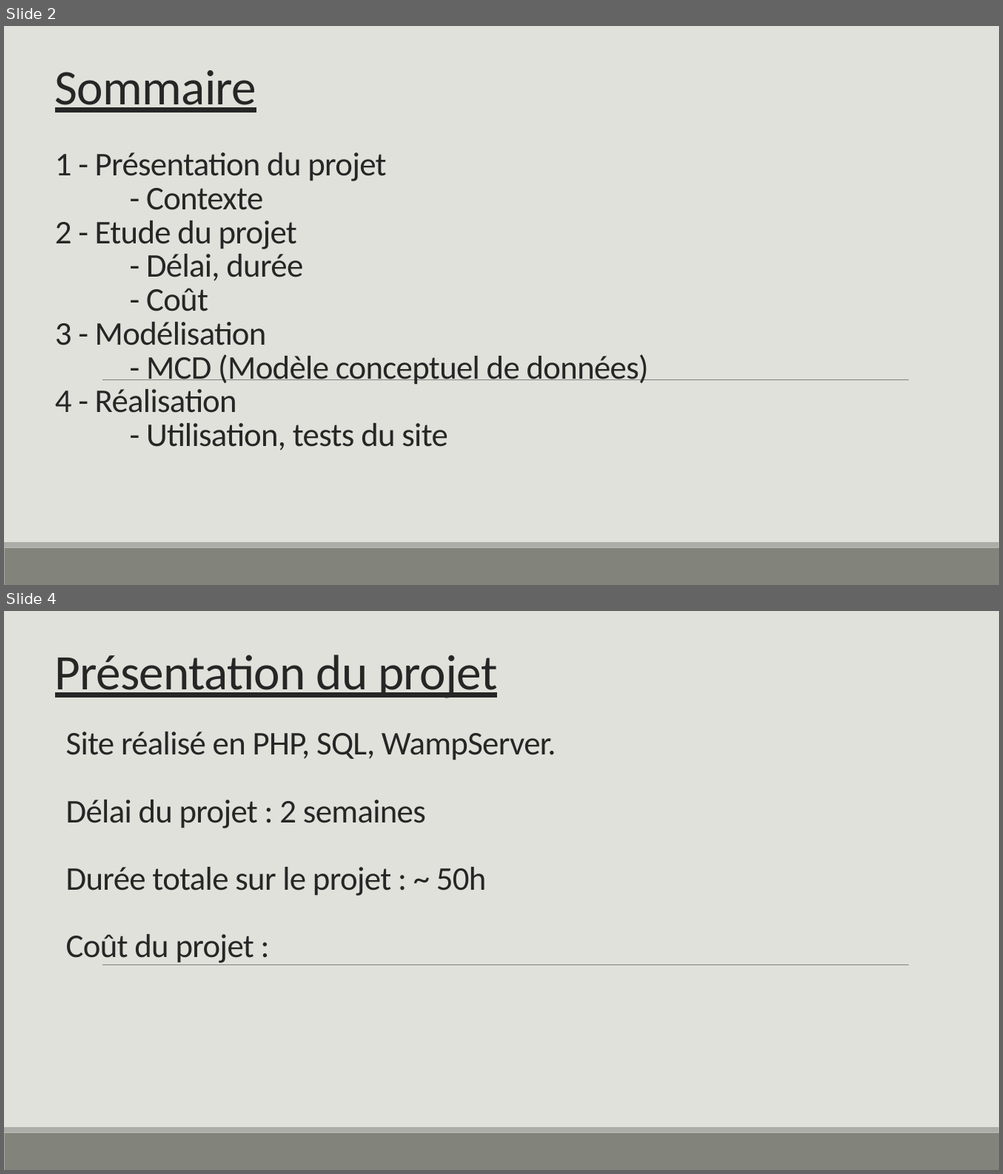
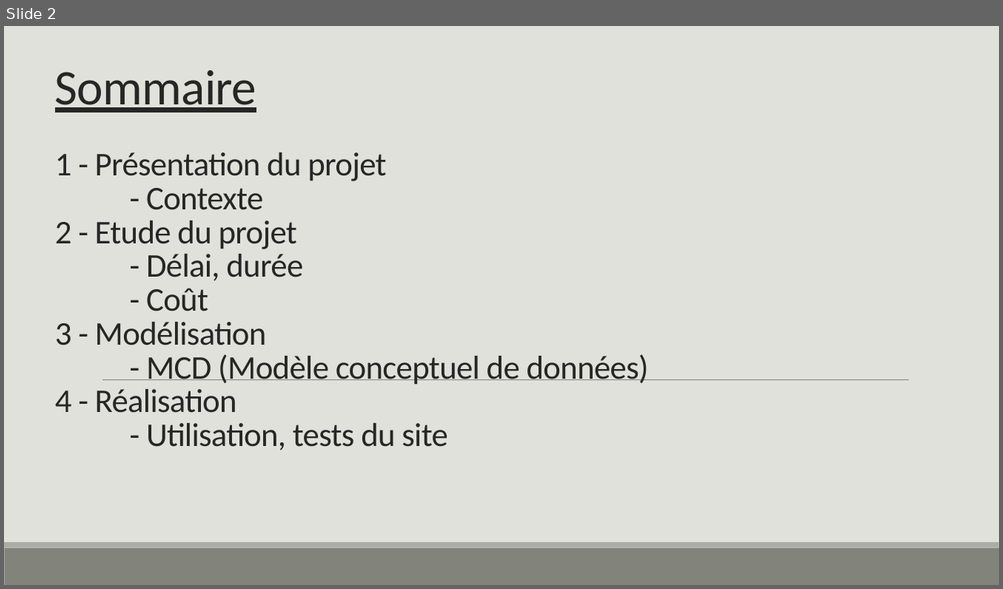
Before and after one commit to ncoudin/reservation, a slide deck: Reservation.pptx. Shown one above the other, each under a label of ours: slides 2 and 4 before the commit, slide 2 after it; the slides between them are not shown. The pictures are 1003x1174 and 1003x589 pixels, drawn with LibreOffice and Linux fonts; fonts in the diff are those of the drawing. Boxes give left, top, right and bottom in pixels: in the first picture for what was removed or moved away, otherwise in the second. Text is boxed around its words. In the diff, an @@ line names an element or a change of style, - is before the commit and + after.

```diff
--- a/Reservation.pptx
+++ b/Reservation.pptx
@@ slide 4 removed at (4, 611, 999, 1170), background #E1E1DB; not listed: 3 template elements that a slide beside it also shows @@
@@ text removed at (55, 655, 497, 698) @@
-Présentation du projet
@@ text removed at (66, 732, 556, 965) @@
-Site réalisé en PHP, SQL, WampServer.
-Délai du projet : 2 semaines
-Durée totale sur le projet : ~ 50h
-Coût du projet :
```
Also in this commit, not shown: 1 slide changed, 2 slides added.
